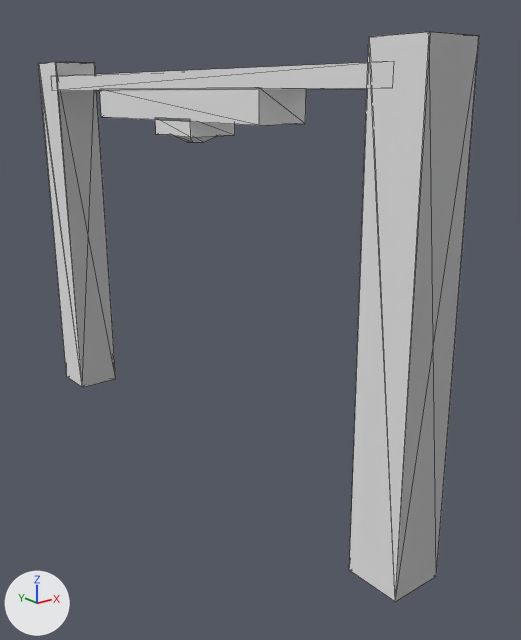
One commit to the OBJ model Models/Cranes/storageCrane.obj: the scene before it, then after it.
Before and after are seen from a 50 mm lens placed at (-16.0, -24.1, 14.8), pointed at (1.6, -2.0, 6.0). Lighting does not change. The marker at lower left points along +X, +Y and +Z. Mesh edges are drawn as thin lines. Where no turn or scale is listed for an object, it has been applied to the vertices. Vertices at the same position are counted once.

Objects in the first picture: 'Crane_Cube.003'.
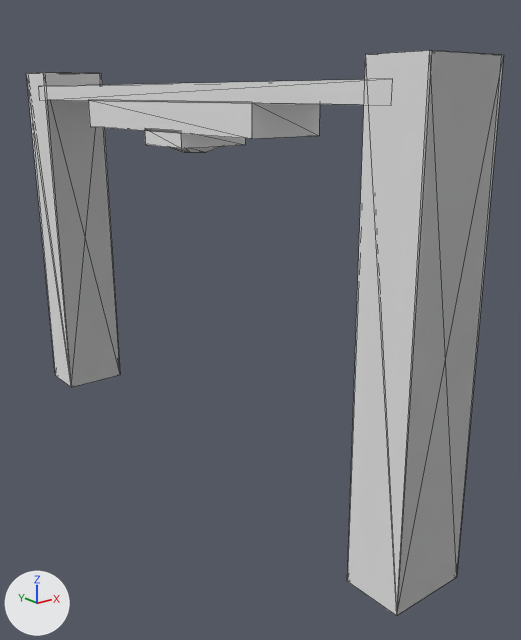
Boxes [x1, y1, x2, y2] around the edits, measured in the pictures (521 x 640 px; the box of a moved part takes in the faces that stretch with it):
'Crane_Cube.003', reshaped (8% wider): before [38, 32, 480, 602]; after [26, 51, 503, 616]
part 1 of me_crane_cube_003, added: after [88, 100, 320, 139]
part 2 of me_crane_cube_003, added: after [45, 80, 365, 105]
part 3 of me_crane_cube_003, added: after [145, 128, 245, 148]
part 4 of me_crane_cube_003, moved or reshaped: before [175, 136, 216, 143]; after [171, 146, 222, 153]
part 5 of me_crane_cube_003, rebuilt (19% wider): before [349, 32, 480, 602]; after [347, 51, 503, 616]
part 6 of me_crane_cube_003, rebuilt (20% wider): before [38, 62, 116, 387]; after [26, 72, 120, 387]
part 7 of me_crane_cube_003, deleted: before [100, 88, 306, 125]
part 8 of me_crane_cube_003, deleted: before [57, 62, 368, 91]
part 9 of me_crane_cube_003, deleted: before [155, 118, 235, 137]

The edits, one by one:
me_crane_cube_003 is used by ob_crane_cube_003; location (0.0, 0.0, 0.0).
me_crane_cube_003 had 56 vertices, 94 faces and spanned x -1.0..1.0, y -12.0..12.1, z -0.2..16.2.
me_crane_cube_003 now has 56 vertices, 94 faces and spans x -1.5..1.5, y -12.4..12.6, z -0.2..15.8.
me_crane_cube_003 part 1: a new loose piece, a box spanning x -1.5..1.5, y -5.4..6.0, z 13.4..14.6, in mat_none (white #e7e7e7).
me_crane_cube_003 part 2: a new loose piece, a box spanning x -1.46..1.46, y -11.19..11.23, z 14.53..15.16, in mat_none (white #e7e7e7).
me_crane_cube_003 part 3: a new loose piece, a box spanning x -1.46..1.46, y -1.29..1.29, z 12.92..13.54, in mat_none (white #e7e7e7).
me_crane_cube_003 part 4: the loose piece of 8 vertices spanning x -0.8..0.8, y -0.8..0.8, z 13.0..13.4 is scaled about the mesh origin by (1.46, 1.04, 0.971).
me_crane_cube_003 part 5: the loose piece of 12 vertices spanning x -1.0..1.0, y -12.0..-9.9, z -0.2..16.2 is rebuilt with 12 vertices and now spans x -1.5..1.5, y -12.4..-10.3, z -0.2..15.8.
me_crane_cube_003 part 6: the loose piece of 12 vertices spanning x -1.0..1.0, y 10.0..12.1, z -0.2..16.2 is rebuilt with 12 vertices and now spans x -1.5..1.5, y 10.4..12.6, z -0.2..15.8.
me_crane_cube_003 part 7: the loose piece of 8 vertices spanning x -1.0..1.0, y -5.2..5.8, z 13.8..15.0 is deleted.
me_crane_cube_003 part 8: the loose piece of 8 vertices spanning x -1.0..1.0, y -10.8..10.8, z 15.0..15.6 is deleted.
me_crane_cube_003 part 9: the loose piece of 8 vertices spanning x -1.0..1.0, y -1.2..1.2, z 13.3..13.9 is deleted.
